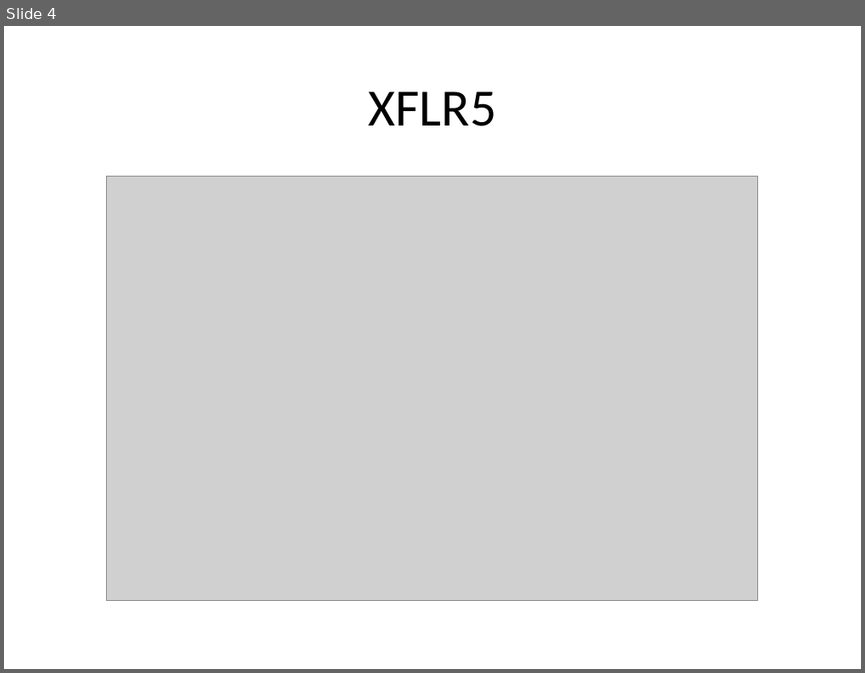
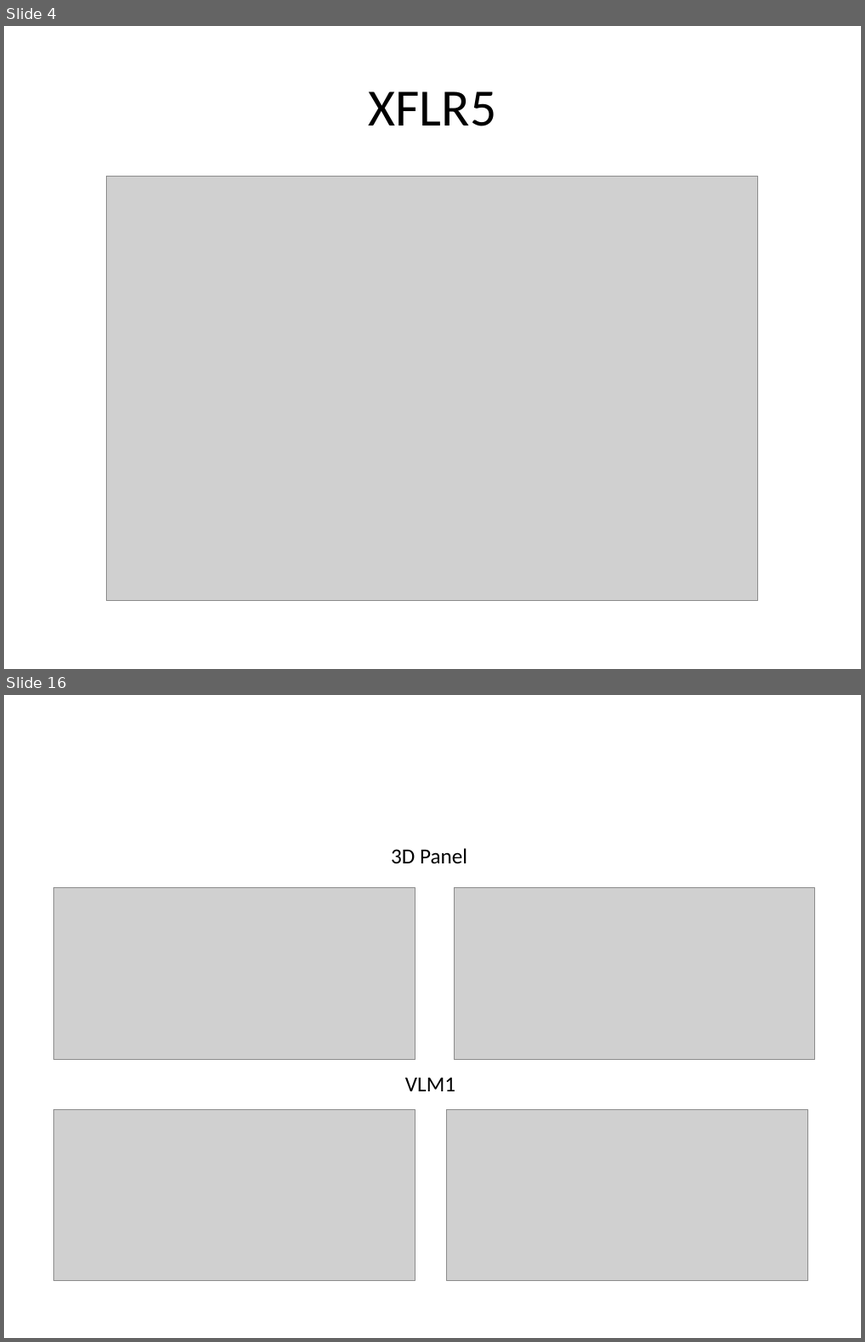
Before and after one commit to colinparker/Pterosaur, a slide deck: XFLR5 Methods and Their Application in.pptx. Shown one above the other, each under a label of ours: slide 4 before the commit, slides 4 and 16 after it; the slides between them are not shown. The pictures are 865x673 and 865x1342 pixels, drawn with LibreOffice and Linux fonts; fonts in the diff are those of the drawing; grey boxes stand for pictures. Boxes give left, top, right and bottom in pixels: in the first picture for what was removed or moved away, otherwise in the second. Text is boxed around its words. In the diff, an @@ line names an element or a change of style, - is before the commit and + after.

Commit message:
added more to powerpoint

```diff
--- a/XFLR5 Methods and Their Application in.pptx
+++ b/XFLR5 Methods and Their Application in.pptx
@@ slide 16 added at [4, 695, 861, 1338], background #FFFFFF @@
@@ text added at [391, 848, 467, 863], 18 pt, text #000000 @@
+3D Panel
@@ picture added at [53, 888, 415, 1059] @@
@@ picture added at [454, 888, 815, 1059] @@
@@ text added at [405, 1077, 455, 1091], 18 pt, text #000000 @@
+VLM1
@@ picture added at [53, 1109, 415, 1280] @@
@@ picture added at [447, 1109, 808, 1280] @@
```
Also in this commit, not shown: 14 other slides added, 5 other files.
